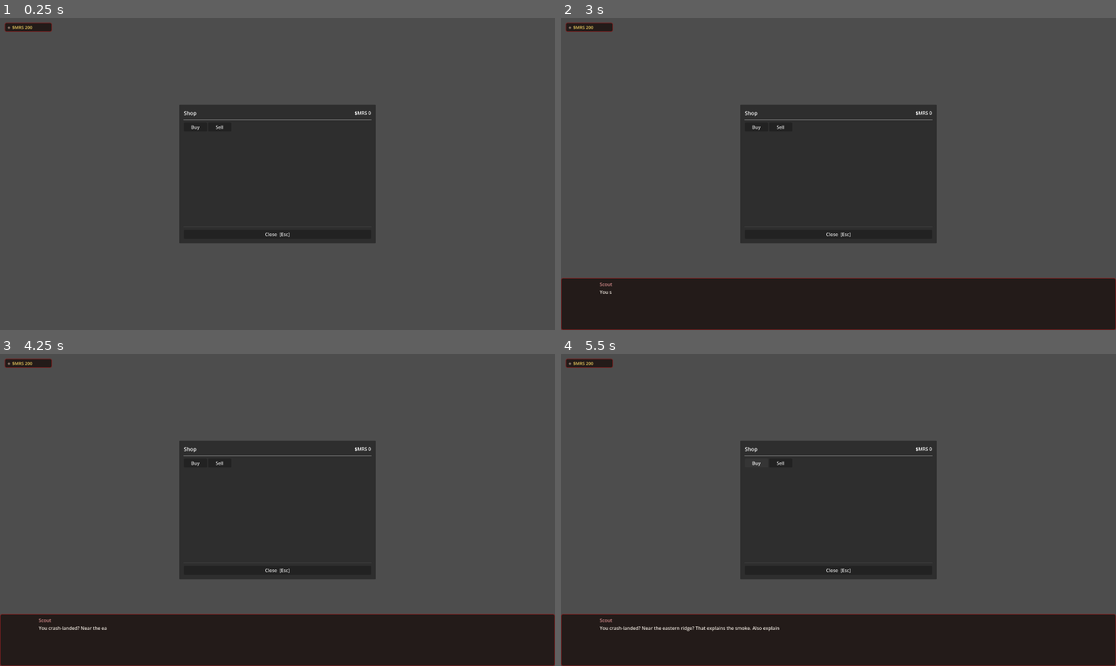
Above: before the commit, frames 1-4 (two rows, left to right).
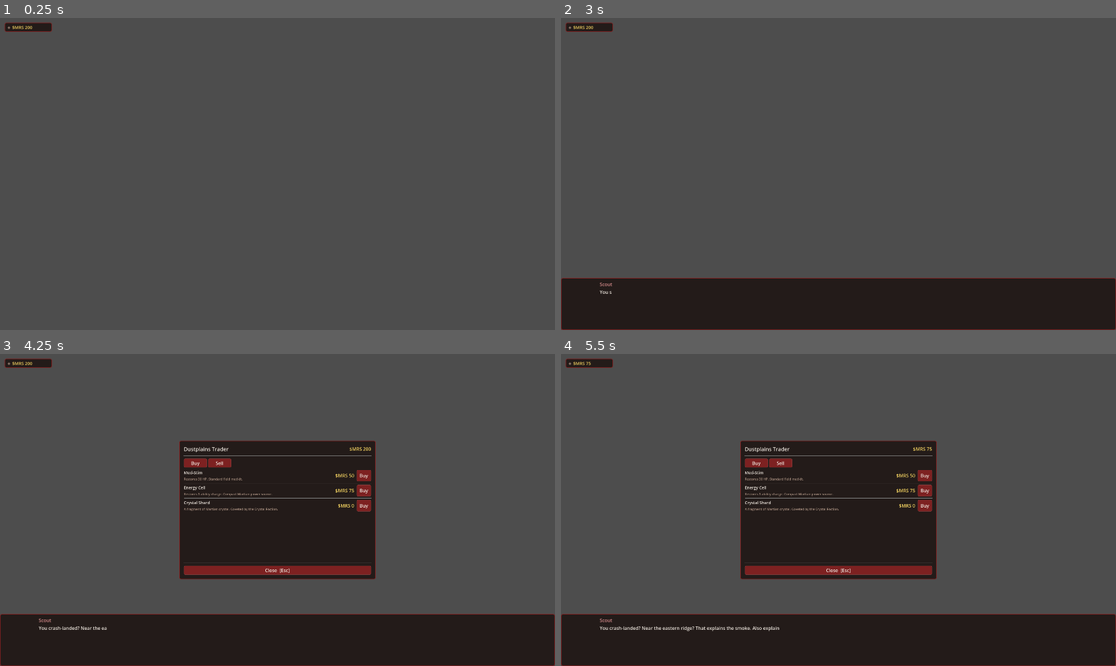
Above: after the commit, the same moments.

Repository: JeremelleV/C230-Nighthawks
Game: Godot game, scene res://scenes/main/TestScene.tscn
Two runs of this game, one before a commit and one after it. Both use one fixed random seed, a clock stepped at 60 frames per second and the inputs below. This scene is started directly instead of the project's main scene. Sound files missing from this copy of the repository are replaced by a short silence.
Inputs (mouse positions are in pixels of both pictures, inside the frame that each line leads up to):
- Up to frame 1 (0.25 s): no input
- Up to frame 2 (3 s): click (755, 127) at 0.5 s, where only the run before the commit has a clickable "Buy"; click (783, 127) at 1.25 s, where only the run before the commit has a clickable "Sell"; tap Enter (ui_accept) at 2, 2.27, 2.75 s; move the mouse to (960, 158) at 2.02 s; hold D (right) 2.03-2.78 s; hold E (interact) 2.03-2.78 s; click (960, 158) at 2.17 s; move the mouse to (727, 189) at 2.77 s; hold S (down) from 2.78 s (still down); tap T at 2.85 s; click (727, 189) at 2.92 s
- Up to frame 3 (4.25 s): tap Enter (ui_accept) at 3.02 s; tap Space at 3.5 s; move the mouse to (333, 441) at 3.52 s; release S (down) at 3.53 s; hold D (right) from 3.53 s (still down); tap B at 3.6 s; click (333, 441) at 3.67 s
- Up to frame 4 (5.5 s): release D (right) at 4.25 s; click "Buy" at 4.25 s; click "Buy" at 5 s

The runs differ from the first frame. In frame 1, 16% of the frame differs, in the area x 32-68%, y 27-73%; in frame 2, 16%; in frame 3, 2.2%; in frame 4, 2.2%.
Error before the commit: Parse Error: Unexpected identifier "buy_btn" in class body. (res://scenes/ui/shop/ShopUI.gd:170)

Commit message:
add some audio to dialogue and fix some bugs

Diff:
--- a/scenes/ui/shop/ShopUI.gd
+++ b/scenes/ui/shop/ShopUI.gd
@@ -167,10 +167,11 @@
 	var buy_btn := Button.new()
 	buy_btn.text = "Buy"
 
-buy_btn.mouse_entered.connect(func(): _hover_sound.play())
+	#test
+	buy_btn.mouse_entered.connect(func(): _hover_sound.play())
 	buy_btn.disabled = not EconomyManager.can_afford(actual_price)
 	UIStyle.style_button(buy_btn)
-	var item_id: String = item["id"]
+	#var item_id: String = item["id"] #test
 	buy_btn.pressed.connect(func():
 		$buy_things.play()
 		ShopManager.buy_item(item_id))
Not shown, added: assets/sprites/tilesets/cliff_tileset.png.import
